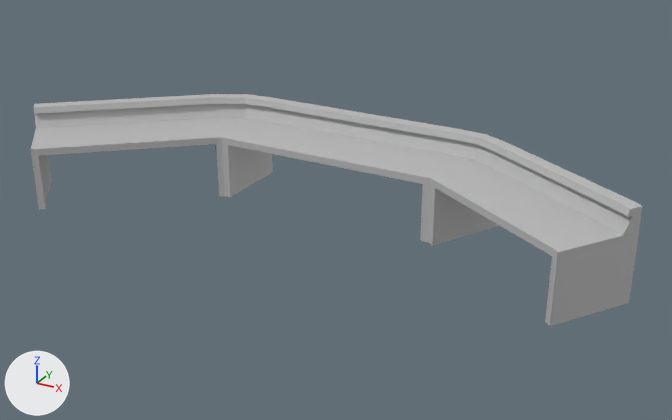
The FBX model Assets/Props/Environnement/Salle_De_Camera/Bureau_camera/MSH_Bureau_Camera.fbx, before and after one commit.
One viewpoint serves both versions: a 50 mm camera at (0.503, -0.848, 0.398) aimed at (0.034, 0.005, -0.028). The lights are fixed; the arrows at lower left show +X, +Y and +Z. Where no turn or scale is listed for an object, it has been applied to the vertices.

The scene before the commit, as lines of its bpy script (objects in view):
```python
me_mesh = bpy.data.meshes.new('Mesh')
me_mesh.from_pydata(...)  # 598 vertices, 546 faces; spans x -0.369..0.369, y -0.12..0.12, z -0.052..0.052
me_mesh.materials.append(mat_lambert1)  # grey #bcbcbc
ob_msh_bureau_camera = bpy.data.objects.new('MSH_bureau_camera', me_mesh)
ob_msh_bureau_camera.location = (0.0, 0.0, 0.0)
```
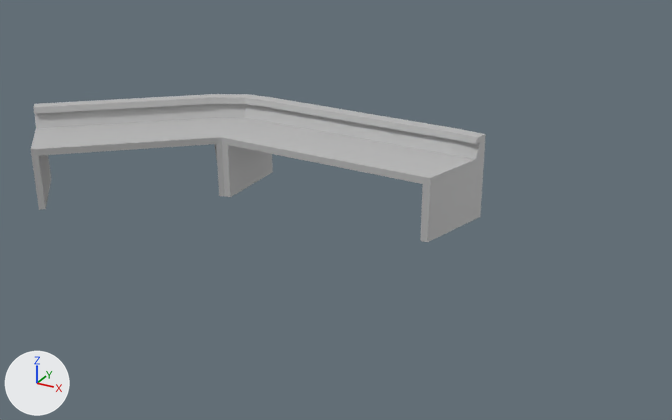
The newer file is also turned or shifted as a whole; pictures and numbers use the older file's frame.

Boxes (x1, y1, x2, y2) around the edits, measured in the pictures (672 x 420 px):
'MSH_bureau_camera', reshaped (25% narrower, 36% shorter)
    before: (31, 94, 642, 326)
    after: (31, 94, 486, 242)
part 1 of me_mesh, cut back
    before: (423, 134, 642, 326)
    after: (423, 134, 486, 242)

The edits, one by one:
me_mesh is used by ob_msh_bureau_camera; location (0.0, 0.0, 0.0).
me_mesh had 598 vertices, 546 faces and spanned x -0.369..0.369, y -0.12..0.12, z -0.052..0.052.
me_mesh now has 554 vertices, 502 faces and spans x -0.369..0.167, y -0.12..0.12, z -0.052..0.052.
Part 1, on me_mesh:
45 vertices are removed from x 0.149..0.369, y -0.09..0.102, z -0.052..0.052.
51 faces are deleted.
1 vertex moves from x 0.162, y 0.096, z 0.025 to x 0.163, y 0.1, z 0.025.
1 vertex is added at (0.163, 0.1, 0.017).
7 new faces join them.
